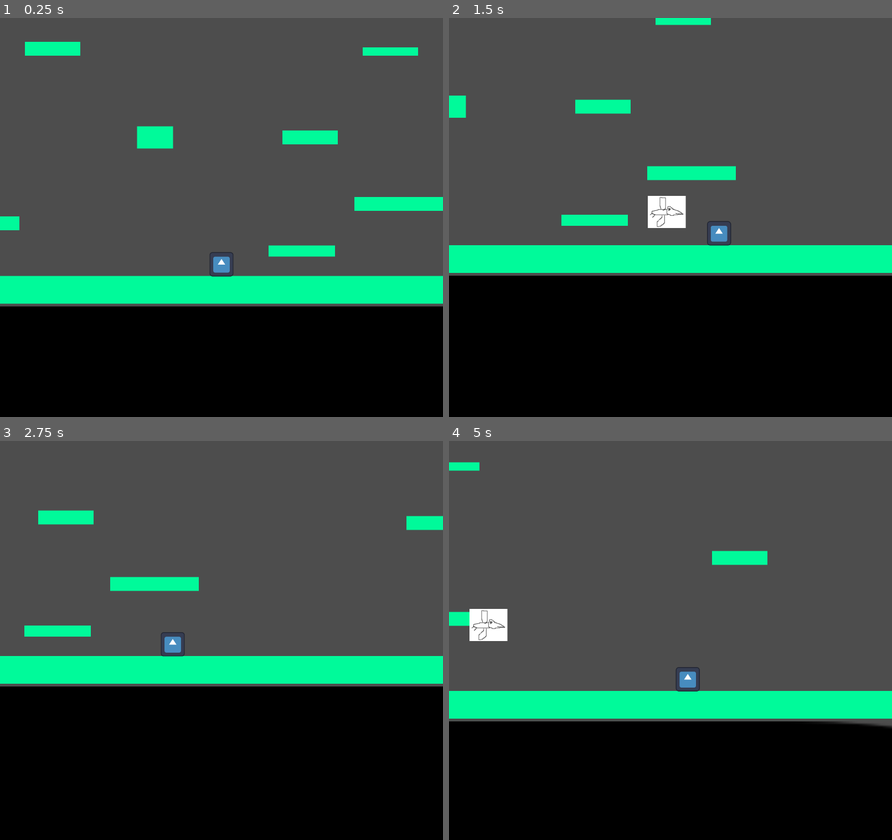
Above: before the commit, frames 1-4 (two rows, left to right).
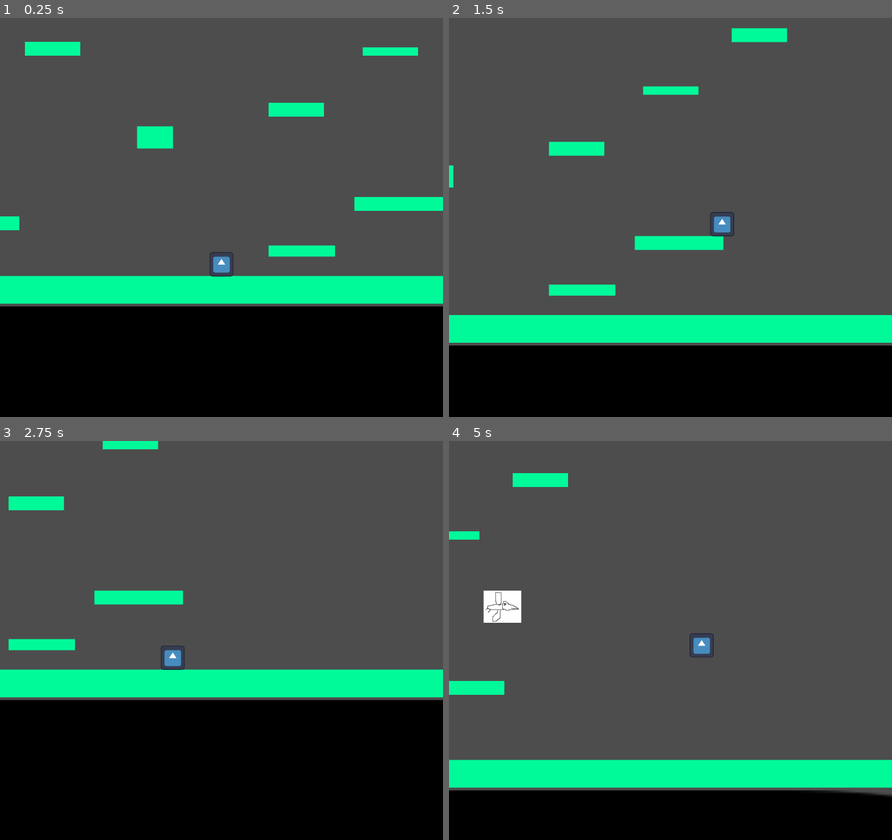
Above: after the commit, the same moments.

Repository: ArthurVayner/GameJam2026
Game: Godot game, scene res://Scenes/Main.tscn
Same seed, same stepped clock (60 frames per second), same inputs: the game is played once before the commit and once after it. The engine's default icon, where the game draws it, is replaced by a stand-in: a white triangle on a blue panel in a dark square.
Inputs:
- Up to frame 1 (0.25 s): no input
- Up to frame 2 (1.5 s): hold Right (go_right) from 0.53 s (still down); tap W (jump) at 0.77, 1.07 s
- Up to frame 3 (2.75 s): tap W (jump) at 1.52, 1.82 s; release Right (go_right) at 2.03 s; hold Left (go_left) from 2.03 s (still down)
- Up to frame 4 (5 s): release Left (go_left) at 2.78 s; hold Right (go_right) 2.78-4.28 s; tap W (jump) at 3.02, 3.32, 3.77, 4.07, 4.52, 4.82 s; hold Left (go_left) from 4.28 s (still down)

The runs differ from the first frame. In frame 1, 0.9% of the frame differs, in the area x 60-77%, y 21-32%; in frame 2, 29%, in the area x 0-100%, y 0-83%; in frame 3, 12%; in frame 4, 27%.

Commit message:
add mroe platforms

Diff:
--- a/Scenes/Level.tscn
+++ b/Scenes/Level.tscn
@@ -1,6 +1,7 @@
 [gd_scene format=3 uid="uid://rjfixp4fo8ft"]
 
 [ext_resource type="PackedScene" uid="uid://dtcf2dn0fgyae" path="res://Scenes/Platform.tscn" id="1_0ba56"]
+[ext_resource type="Script" path="res://Scenes/bird.gd" id="3_8rbpu"]
 [ext_resource type="PackedScene" uid="uid://d0w1bn31ck55y" path="res://Scenes/bird.tscn" id="3_fuudy"]
 
 [node name="Level" type="Node2D" unique_id=462795862]
@@ -38,7 +39,7 @@
 height = 5.0
 
 [node name="Platform7" parent="Platforms" unique_id=689106217 instance=ExtResource("1_0ba56")]
-position = Vector2(107, 85)
+position = Vector2(102, 75)
 width = 20.0
 height = 5.0
 
@@ -68,7 +69,7 @@
 height = 5.0
 
 [node name="Platform13" parent="Platforms" unique_id=1577898995 instance=ExtResource("1_0ba56")]
-position = Vector2(96, -36)
+position = Vector2(-138, -38)
 width = 20.0
 height = 5.0
 
@@ -78,7 +79,7 @@
 height = 5.0
 
 [node name="Platform15" parent="Platforms" unique_id=1654319301 instance=ExtResource("1_0ba56")]
-position = Vector2(240, 87)
+position = Vector2(-82, -27)
 width = 20.0
 height = 5.0
 
@@ -98,12 +99,12 @@
 height = 5.0
 
 [node name="Platform19" parent="Platforms" unique_id=900843173 instance=ExtResource("1_0ba56")]
-position = Vector2(51, -83)
+position = Vector2(-128, -96)
 width = 20.0
 height = 5.0
 
 [node name="Platform20" parent="Platforms" unique_id=86725948 instance=ExtResource("1_0ba56")]
-position = Vector2(19, -62)
+position = Vector2(-101, -65)
 width = 20.0
 height = 5.0
 
@@ -126,3 +127,112 @@
 
 [node name="Bird" parent="." unique_id=896752602 instance=ExtResource("3_fuudy")]
 position = Vector2(-80, 123)
+script = ExtResource("3_8rbpu")
+
+[node name="Platforms2" type="Node2D" parent="." unique_id=1006726546]
+position = Vector2(0, -230)
+
+[node name="Platform1" parent="Platforms2" unique_id=1328799208 instance=ExtResource("1_0ba56")]
+position = Vector2(104, 126)
+width = 24.0
+height = 4.0
+
+[node name="Platform2" parent="Platforms2" unique_id=361946365 instance=ExtResource("1_0ba56")]
+position = Vector2(-8, 116)
+width = 20.0
+height = 5.0
+
+[node name="Platform4" parent="Platforms2" unique_id=1247755259 instance=ExtResource("1_0ba56")]
+position = Vector2(-14, 70)
+width = 18.0
+height = 7.0
+
+[node name="Platform5" parent="Platforms2" unique_id=7030870 instance=ExtResource("1_0ba56")]
+position = Vector2(51, 85)
+width = 13.0
+height = 8.0
+
+[node name="Platform6" parent="Platforms2" unique_id=2031849995 instance=ExtResource("1_0ba56")]
+position = Vector2(6, 179)
+width = 32.0
+height = 5.0
+
+[node name="Platform7" parent="Platforms2" unique_id=911789117 instance=ExtResource("1_0ba56")]
+position = Vector2(137, 216)
+width = 20.0
+height = 5.0
+
+[node name="Platform8" parent="Platforms2" unique_id=1115727250 instance=ExtResource("1_0ba56")]
+position = Vector2(48, 58)
+width = 20.0
+height = 5.0
+
+[node name="Platform9" parent="Platforms2" unique_id=1357482000 instance=ExtResource("1_0ba56")]
+position = Vector2(93, 59)
+width = 20.0
+height = 3.0
+
+[node name="Platform10" parent="Platforms2" unique_id=497630730 instance=ExtResource("1_0ba56")]
+position = Vector2(-59, 9)
+width = 32.0
+height = 5.0
+
+[node name="Platform11" parent="Platforms2" unique_id=127813574 instance=ExtResource("1_0ba56")]
+position = Vector2(-35, 46)
+width = 20.0
+height = 5.0
+
+[node name="Platform12" parent="Platforms2" unique_id=519380319 instance=ExtResource("1_0ba56")]
+position = Vector2(-72, 93)
+width = 20.0
+height = 5.0
+
+[node name="Platform13" parent="Platforms2" unique_id=2124962646 instance=ExtResource("1_0ba56")]
+position = Vector2(96, -36)
+width = 20.0
+height = 5.0
+
+[node name="Platform14" parent="Platforms2" unique_id=314081091 instance=ExtResource("1_0ba56")]
+position = Vector2(157, 40)
+width = 20.0
+height = 5.0
+
+[node name="Platform15" parent="Platforms2" unique_id=784843405 instance=ExtResource("1_0ba56")]
+position = Vector2(-60, 147)
+width = 20.0
+height = 5.0
+
+[node name="Platform16" parent="Platforms2" unique_id=1382832379 instance=ExtResource("1_0ba56")]
+position = Vector2(142, 0)
+width = 20.0
+height = 5.0
+
+[node name="Platform17" parent="Platforms2" unique_id=1458918513 instance=ExtResource("1_0ba56")]
+position = Vector2(42, -40)
+width = 20.0
+height = 5.0
+
+[node name="Platform18" parent="Platforms2" unique_id=1246383426 instance=ExtResource("1_0ba56")]
+position = Vector2(-39, -27)
+width = 20.0
+height = 5.0
+
+[node name="Platform19" parent="Platforms2" unique_id=178872773 instance=ExtResource("1_0ba56")]
+position = Vector2(20, -84)
+width = 20.0
+height = 5.0
+
+[node name="Platform20" parent="Platforms2" unique_id=852645251 instance=ExtResource("1_0ba56")]
+position = Vector2(-16, -53)
+width = 20.0
+height = 5.0
+
+[node name="Platform21" parent="Platforms2" unique_id=163223146 instance=ExtResource("1_0ba56")]
+position = Vector2(-111, 55)
+width = 20.0
+height = 5.0
+
+[node name="Platform19" parent="." unique_id=1738940256 instance=ExtResource("1_0ba56")]
+position = Vector2(10, -258)
+width = 20.0
+height = 5.0
